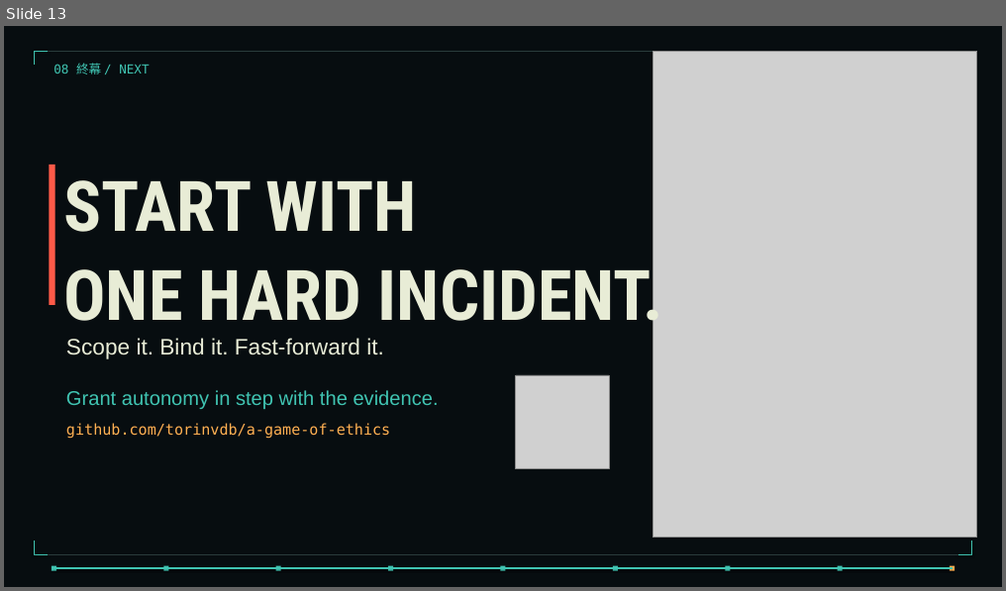
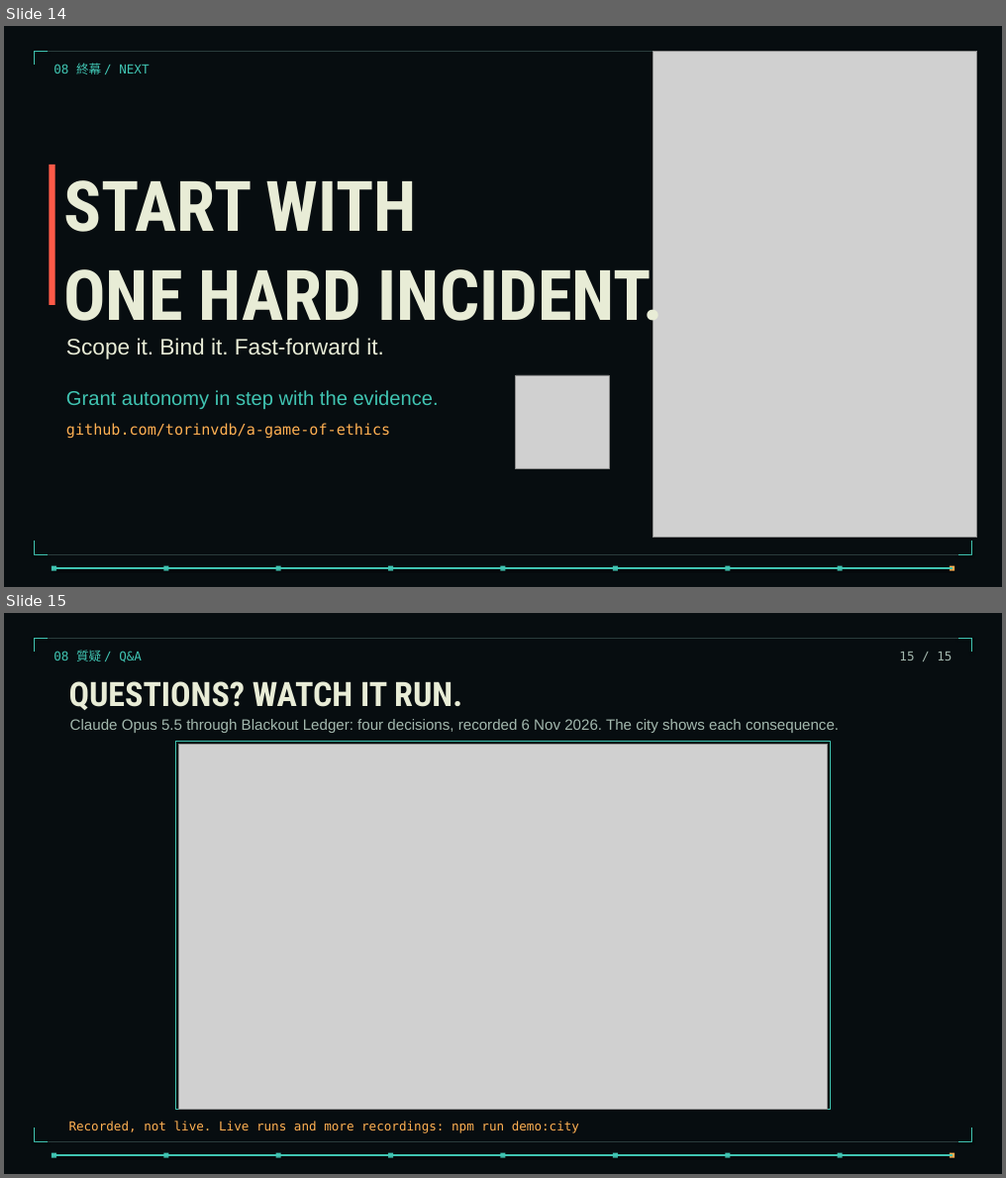
Before and after one commit to torinvdb/a-game-of-ethics, a slide deck: talks/three-years-in-thirty-minutes/three-years-static.pptx. Shown one above the other, each under a label of ours: slide 13 before the commit, slides 14 and 15 after it. The pictures are 1006x591 and 1006x1178 pixels, drawn with LibreOffice and Linux fonts; fonts in the diff are those of the drawing; grey boxes stand for pictures; background and template pictures are left out. Boxes give left, top, right and bottom in pixels: in the first picture for what was removed or moved away, otherwise in the second. Text is boxed around its words. In the diff, an @@ line names an element or a change of style, - is before the commit and + after.

```diff
--- a/talks/three-years-in-thirty-minutes/three-years-static.pptx
+++ b/talks/three-years-in-thirty-minutes/three-years-static.pptx
@@ slide 15 added at (4, 613, 1002, 1174), background picture (left out) @@
@@ line added from (34, 638) to (972, 638), #2A3C3C 0.72 pt @@
@@ line added from (34, 638) to (48, 638), #40C4B2 1.44 pt @@
@@ line added from (34, 638) to (34, 652), #40C4B2 1.44 pt @@
@@ line added from (972, 638) to (958, 638), #40C4B2 1.44 pt @@
@@ line added from (972, 638) to (972, 652), #40C4B2 1.44 pt @@
@@ text added at (54, 650, 142, 663), 14.4 pt, text #40C4B2 @@
+08 質疑 / Q&A
@@ text added at (899, 652, 951, 661), 14.4 pt, text #A3B8AE @@
+15 / 15
@@ text added at (69, 681, 462, 710), 38.9 pt, text #E8ECD6, bold @@
+QUESTIONS? WATCH IT RUN.
@@ text added at (70, 719, 839, 733), 17.3 pt, text #A3B8AE @@
+Claude Opus 5.5 through Blackout Ledger: four decisions, recorded 6 Nov 2026. The city shows each consequence.
@@ rectangle added at (176, 742, 830, 1109), fill #000000, outline #40C4B2 1.2 pt @@
@@ picture added at (178, 744, 828, 1109) @@
@@ line added from (34, 1142) to (972, 1142), #2A3C3C 0.72 pt @@
@@ line added from (34, 1142) to (48, 1142), #40C4B2 1.44 pt @@
@@ line added from (34, 1142) to (34, 1128), #40C4B2 1.44 pt @@
@@ text added at (69, 1121, 579, 1134), 14.4 pt, text #FFB052 @@
+Recorded, not live. Live runs and more recordings: npm run demo:city
@@ line added from (972, 1142) to (958, 1142), #40C4B2 1.44 pt @@
@@ line added from (972, 1142) to (972, 1128), #40C4B2 1.44 pt @@
@@ rectangle added at (52, 1154, 56, 1158), fill #40C4B2 @@
@@ line added from (54, 1156) to (952, 1156), #24393A 1.44 pt @@
@@ line added from (54, 1156) to (952, 1156), #40C4B2 1.44 pt @@
@@ rectangle added at (163, 1154, 168, 1158), fill #40C4B2 @@
@@ rectangle added at (276, 1154, 281, 1158), fill #40C4B2 @@
@@ rectangle added at (388, 1154, 393, 1158), fill #40C4B2 @@
@@ rectangle added at (500, 1154, 506, 1158), fill #40C4B2 @@
@@ rectangle added at (613, 1154, 618, 1158), fill #40C4B2 @@
@@ rectangle added at (725, 1154, 730, 1158), fill #40C4B2 @@
@@ rectangle added at (838, 1154, 843, 1158), fill #40C4B2 @@
@@ rectangle added at (949, 1154, 954, 1158), fill #FFB052 @@
@@ what was slide 13 is now slide 14 @@
```
Also in this commit, not shown: 9 slides changed, 3 other slides added, 2 slides removed, 42 other files.
